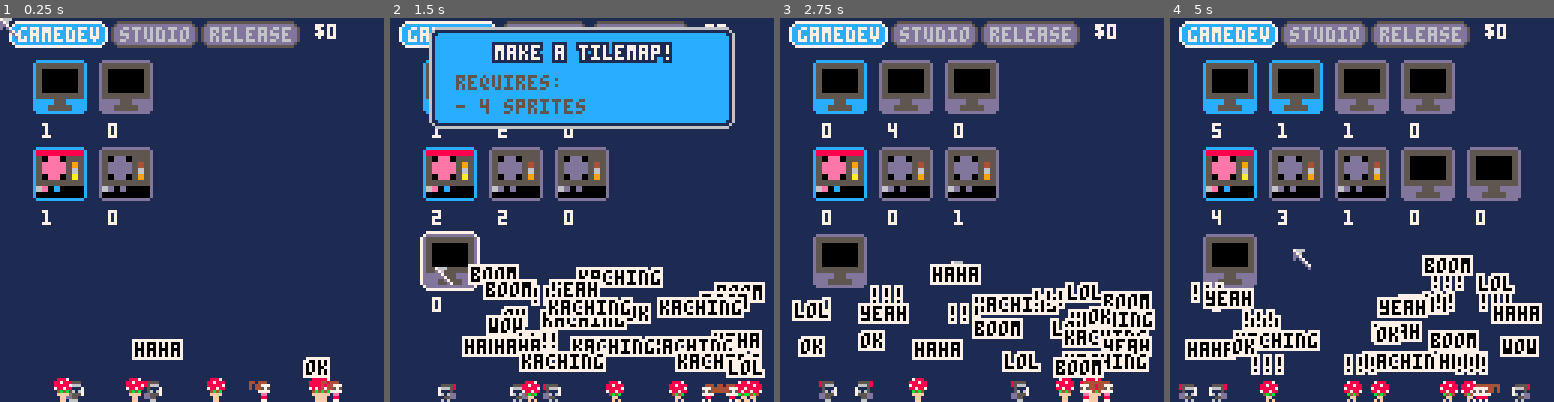
Above: before the commit, frames 1-4 (left to right).
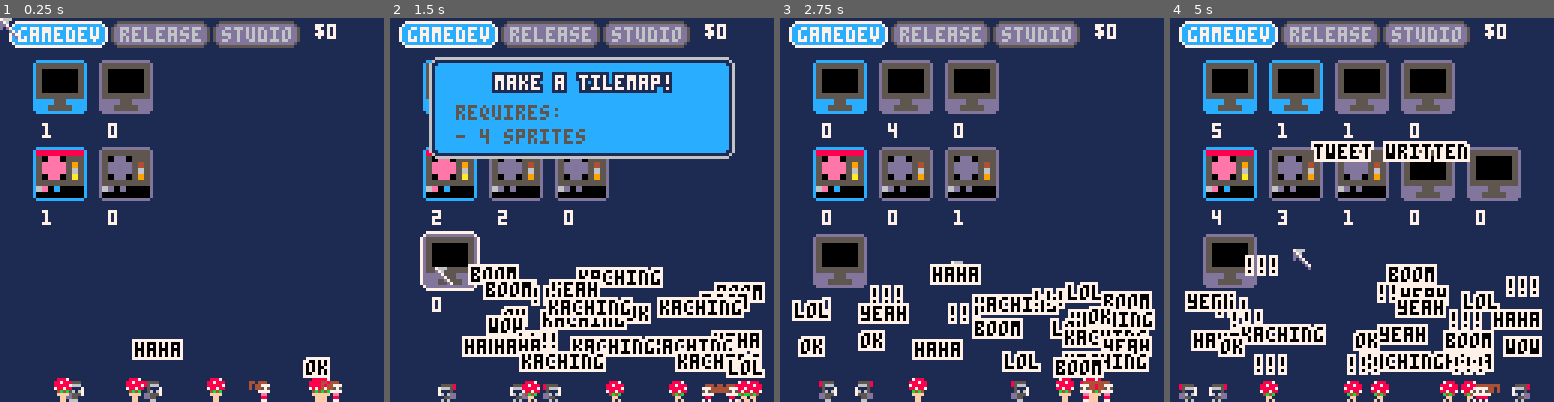
Above: after the commit, the same moments.

Repository: wesen/carts
Game: PICO-8 cartridge games/gamedevgame/gamedevgame.p8
Same seed, same stepped clock (60 frames per second), same inputs: the game is played once before the commit and once after it.
Inputs (mouse positions are in pixels of both pictures, inside the frame that each line leads up to):
- Up to frame 1 (0.25 s): no input
- Up to frame 2 (1.5 s): click (670, 121) at 0.67 s; click (436, 267) at 1.22 s
- Up to frame 3 (2.75 s): click (887, 114) at 1.77 s; click (952, 259) at 2.32 s
- Up to frame 4 (5 s): click (1404, 106) at 2.87 s; click (1465, 256) at 3.42 s; click (1231, 102) at 3.97 s; click (1292, 248) at 4.52 s

The runs differ from the first frame. In frame 1, 0.9% of the frame differs, in the area x 31-76%, y 0-8%; in frame 2, 16%, in the area x 10-90%, y 0-37%; in frame 3, 0.9%; in frame 4, 14%.

Commit message:
Fix resource tab bug and add release resources

Diff:
--- a/games/gamedevgame/dialogbox.lua
+++ b/games/gamedevgame/dialogbox.lua
@@ -9,7 +9,7 @@
  local y=75
  if (not self.visible) return
 
- if (glb_mouse_y>50) y=5
+ if (glb_mouse_y>64) y=15
  local h=14+(#self.text-1)*8
 
  draw_rounded_rect2(15,y+0,98,h,12,1,6)
--- a/games/gamedevgame/gamedevgame.p8
+++ b/games/gamedevgame/gamedevgame.p8
@@ -575,7 +575,7 @@
  local y=75
  if (not self.visible) return
 
- if (glb_mouse_y>50) y=5
+ if (glb_mouse_y>64) y=15
  local h=14+(#self.text-1)*8
 
  draw_rounded_rect2(15,y+0,98,h,12,1,6)
@@ -674,7 +674,7 @@
 tab_money=cls_tab.init("studio")
 tab_release=cls_tab.init("release")
 
-glb_resource_manager.tabs={tab_game,tab_money,tab_release}
+glb_resource_manager.tabs={tab_game,tab_release,tab_money}
 glb_current_tab=tab_game
 
 resource_cls=class(function(self,
@@ -757,7 +757,7 @@
    col=5
    requires_col=5
   end
-  requirements[#requirements+1]={col,"- "..tostr(v).." "..(res.full_name)}
+  requirements[#requirements+1]={col,"- "..tostr(max(1,v)).." "..(res.full_name)}
  end
 
  if #requirements>0 then
@@ -809,12 +809,17 @@
  end
 end
 
-function resource_cls:is_visible()
+function resource_cls:are_dependencies_created()
  for n,_ in pairs(self.dependencies) do
   local res=glb_resource_manager.resources[n]
   if (not res.created) return false
  end
  return true
+end
+
+function resource_cls:is_visible()
+ if (self.tab!=glb_current_tab) return false
+ return self:are_dependencies_created()
 end
 
 function resource_cls:are_dependencies_fulfilled()
@@ -906,7 +911,6 @@
  tab_game
 )
 res_contract_work.on_produced_cb=function(self)
- self.count-=1
  glb_resource_manager.money+=10
 end
 
@@ -1054,9 +1058,52 @@
  "game released",
  tab_game
 )
-
-
--- money resources
+-- res_release.count=1
+res_release.created=true
+
+-- release resources
+
+res_tweet=resource_cls.init(
+ "tweet",
+ "tweets",
+ 0,0,
+ {release=0},
+ 0.5,
+ -- spr
+ 16,
+ -- description
+ "write a tweet",
+ "tweet written",
+ tab_release
+)
+
+res_youtube=resource_cls.init(
+ "youtube",
+ "youtube videos",
+ 1,0,
+ {release=0},
+ 3,
+ -- spr
+ 16,
+ -- description
+ "produce a youtube video",
+ "youtube video recorded",
+ tab_release
+)
+
+res_twitch=resource_cls.init(
+ "twitch",
+ "twitch streams",
+ 2,0,
+ {release=0},
+ 3,
+ -- spr
+ 16,
+ -- description
+ "produce a twitch stream",
+ "twitch stream recorded",
+ tab_release
+)
 
 cls_worker=class(function(self,duration)
  self.t=0
@@ -1094,7 +1141,7 @@
  local res=self.default_resource
  local max_requirements={}
  for _,v in pairs(self.auto_resources) do
-  if v:is_visible() then
+  if v:are_dependencies_created() then
    for name,dep in pairs(v.dependencies) do
     if (max_requirements[name]~=nil) max_requirements[name]=dep
     max_requirements[name]=max(dep,max_requirements[name])
@@ -1132,7 +1179,7 @@
  cls_worker._ctr(self,duration)
  self.spr=64
  self.default_resource=res_loc
- self.auto_resources={res_func,res_csharp_file,res_contract_work}
+ self.auto_resources={res_func,res_csharp_file}
 end)
 
 cls_gfx_artist=subclass(cls_worker,function(self,duration)
--- a/games/gamedevgame/resource.lua
+++ b/games/gamedevgame/resource.lua
@@ -78,7 +78,7 @@
    col=5
    requires_col=5
   end
-  requirements[#requirements+1]={col,"- "..tostr(v).." "..(res.full_name)}
+  requirements[#requirements+1]={col,"- "..tostr(max(1,v)).." "..(res.full_name)}
  end
 
  if #requirements>0 then
@@ -130,12 +130,17 @@
  end
 end
 
-function resource_cls:is_visible()
+function resource_cls:are_dependencies_created()
  for n,_ in pairs(self.dependencies) do
   local res=glb_resource_manager.resources[n]
   if (not res.created) return false
  end
  return true
+end
+
+function resource_cls:is_visible()
+ if (self.tab!=glb_current_tab) return false
+ return self:are_dependencies_created()
 end
 
 function resource_cls:are_dependencies_fulfilled()
--- a/games/gamedevgame/resources.lua
+++ b/games/gamedevgame/resources.lua
@@ -60,7 +60,6 @@
  tab_game
 )
 res_contract_work.on_produced_cb=function(self)
- self.count-=1
  glb_resource_manager.money+=10
 end
 
@@ -208,6 +207,49 @@
  "game released",
  tab_game
 )
-
-
--- money resources
+-- res_release.count=1
+res_release.created=true
+
+-- release resources
+
+res_tweet=resource_cls.init(
+ "tweet",
+ "tweets",
+ 0,0,
+ {release=0},
+ 0.5,
+ -- spr
+ 16,
+ -- description
+ "write a tweet",
+ "tweet written",
+ tab_release
+)
+
+res_youtube=resource_cls.init(
+ "youtube",
+ "youtube videos",
+ 1,0,
+ {release=0},
+ 3,
+ -- spr
+ 16,
+ -- description
+ "produce a youtube video",
+ "youtube video recorded",
+ tab_release
+)
+
+res_twitch=resource_cls.init(
+ "twitch",
+ "twitch streams",
+ 2,0,
+ {release=0},
+ 3,
+ -- spr
+ 16,
+ -- description
+ "produce a twitch stream",
+ "twitch stream recorded",
+ tab_release
+)
--- a/games/gamedevgame/tab.lua
+++ b/games/gamedevgame/tab.lua
@@ -20,5 +20,5 @@
 tab_money=cls_tab.init("studio")
 tab_release=cls_tab.init("release")
 
-glb_resource_manager.tabs={tab_game,tab_money,tab_release}
+glb_resource_manager.tabs={tab_game,tab_release,tab_money}
 glb_current_tab=tab_game
--- a/games/gamedevgame/worker.lua
+++ b/games/gamedevgame/worker.lua
@@ -34,7 +34,7 @@
  local res=self.default_resource
  local max_requirements={}
  for _,v in pairs(self.auto_resources) do
-  if v:is_visible() then
+  if v:are_dependencies_created() then
    for name,dep in pairs(v.dependencies) do
     if (max_requirements[name]~=nil) max_requirements[name]=dep
     max_requirements[name]=max(dep,max_requirements[name])
@@ -72,7 +72,7 @@
  cls_worker._ctr(self,duration)
  self.spr=64
  self.default_resource=res_loc
- self.auto_resources={res_func,res_csharp_file,res_contract_work}
+ self.auto_resources={res_func,res_csharp_file}
 end)
 
 cls_gfx_artist=subclass(cls_worker,function(self,duration)
